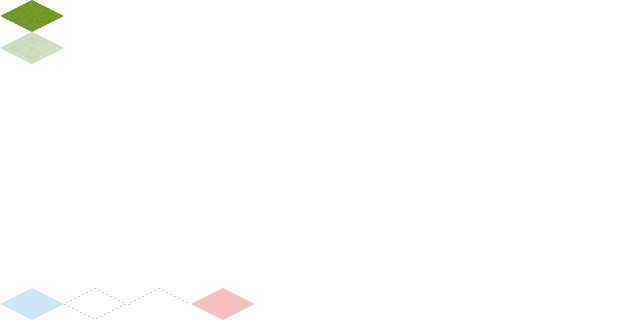
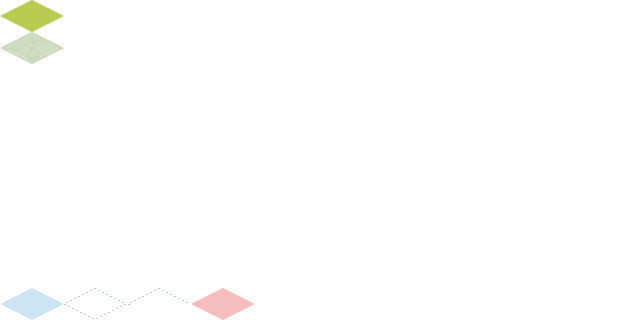
Comparing the layer stacks of the two w=640, h=320 images. Changes:
painted on "grass" over [1, 0, 63, 32]
